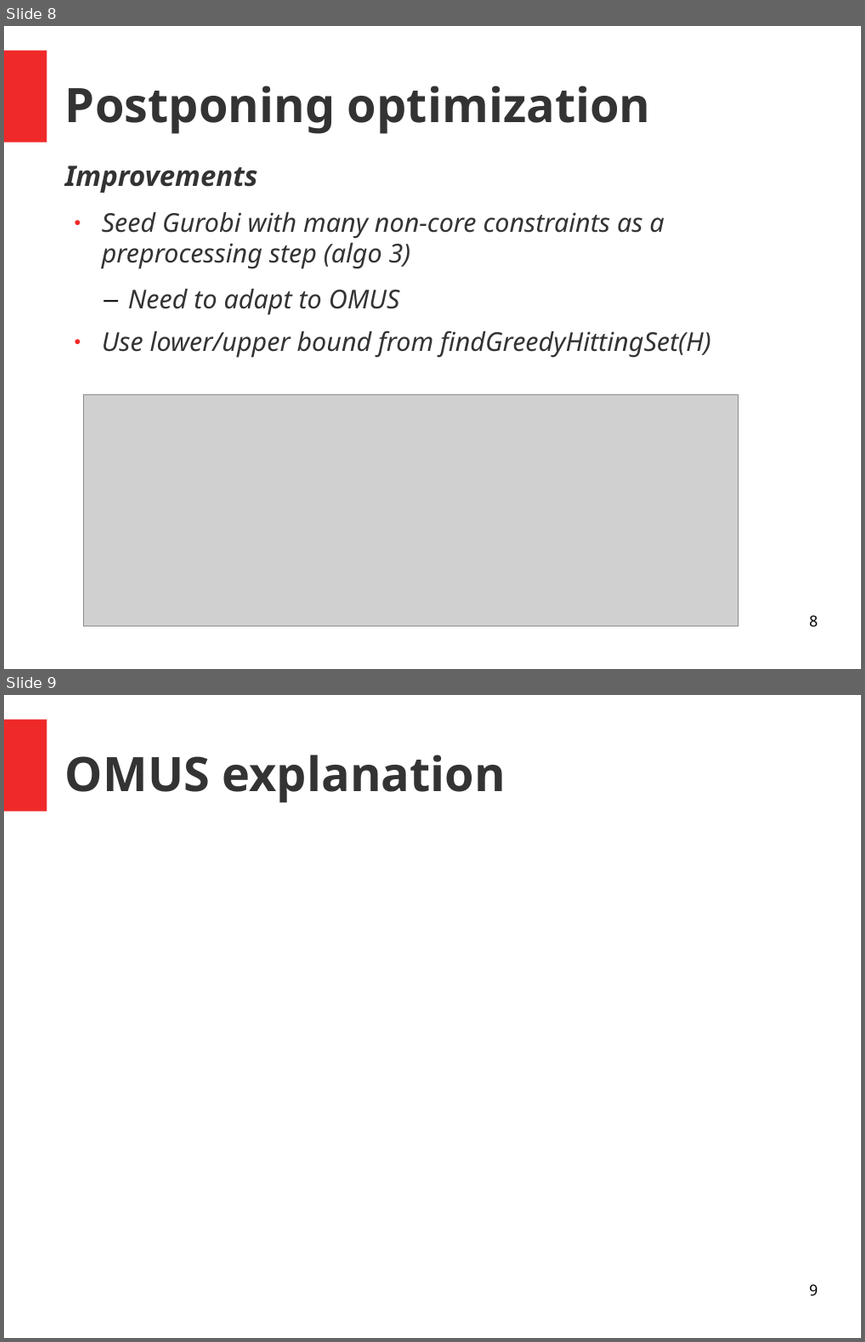
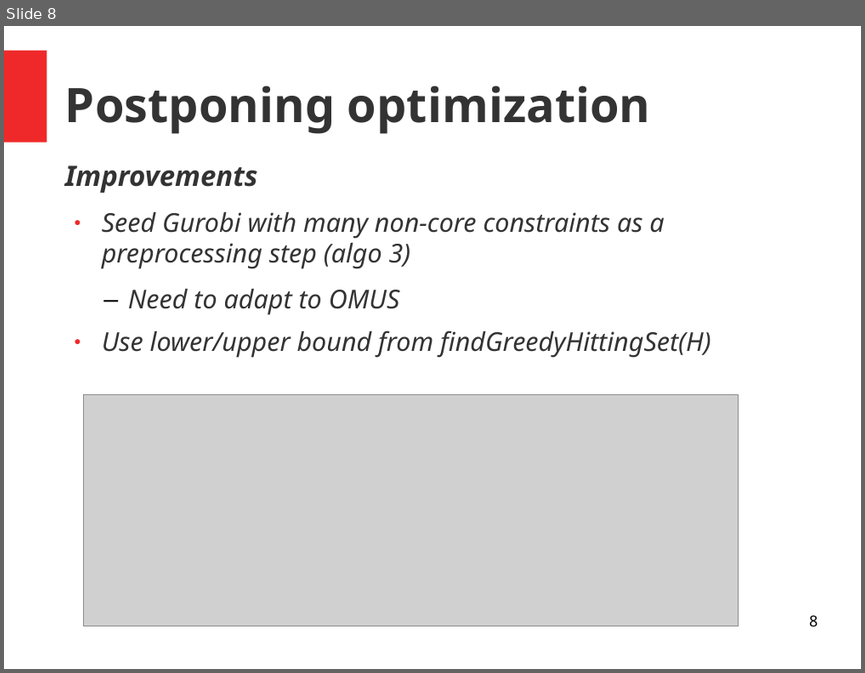
Before and after one commit to bartbog/holygrail, a slide deck: experiments/03_OMUS/B_meetings/2020_06_08.odp. Shown one above the other, each under a label of ours: slides 8 and 9 before the commit, slide 8 after it. The pictures are 865x1342 and 865x673 pixels, drawn with LibreOffice and Linux fonts; fonts in the diff are those of the drawing; grey boxes stand for pictures. Boxes give left, top, right and bottom in pixels: in the first picture for what was removed or moved away, otherwise in the second. Text is boxed around its words. In the diff, an @@ line names an element or a change of style, - is before the commit and + after.

```diff
--- a/experiments/03_OMUS/B_meetings/2020_06_08.odp
+++ b/experiments/03_OMUS/B_meetings/2020_06_08.odp
@@ slide 9 removed at box(4, 695, 861, 1338), background #FFFFFF; not listed: 1 template element that a slide beside it also shows @@
@@ title removed at box(65, 755, 506, 803) @@
-OMUS explanation
@@ page number removed at box(809, 1284, 817, 1296) @@
-9
```
Also in this commit, not shown: 2 slides changed, 2 slides added, 1 other slide removed, 2 other files.
